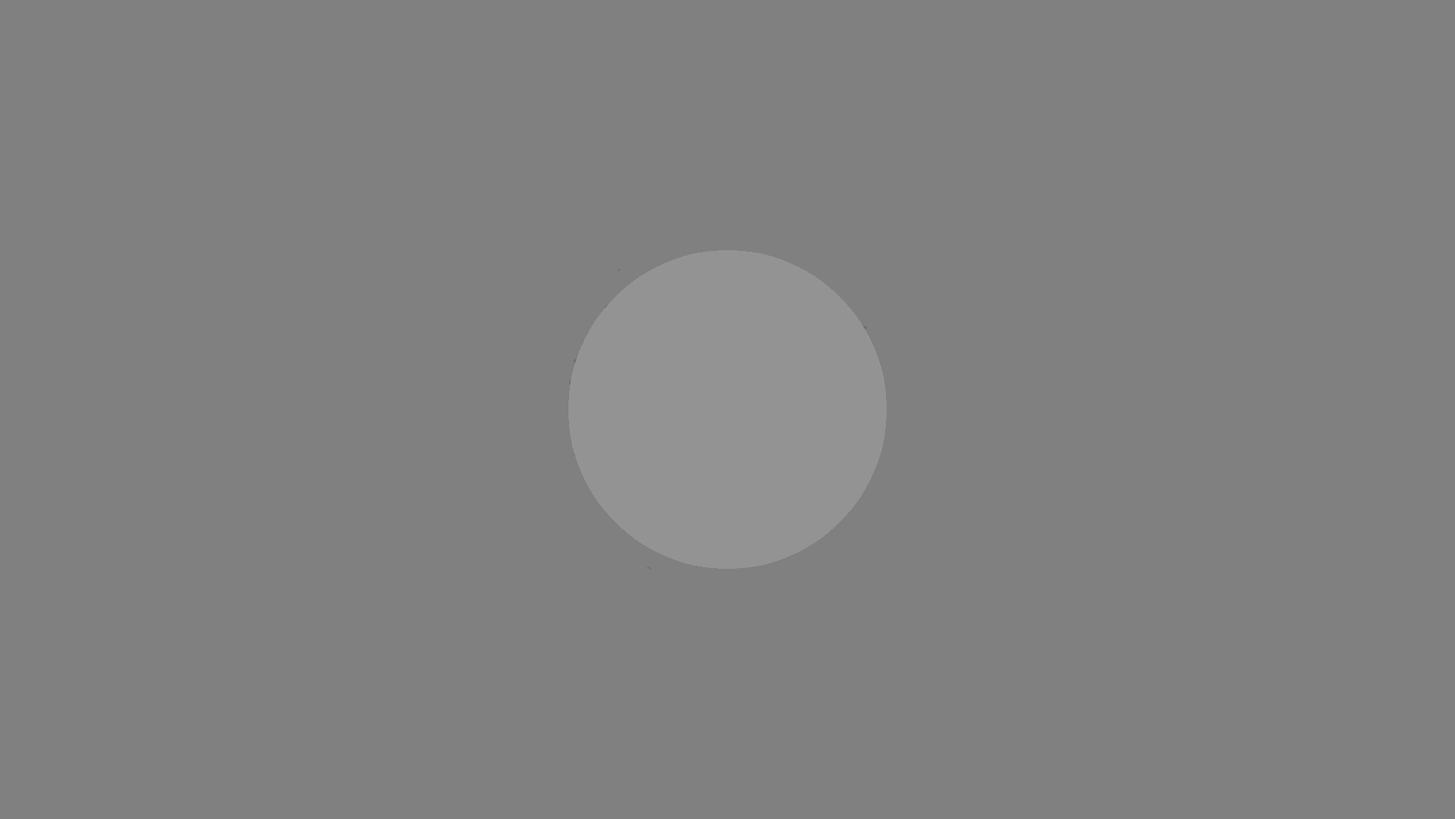
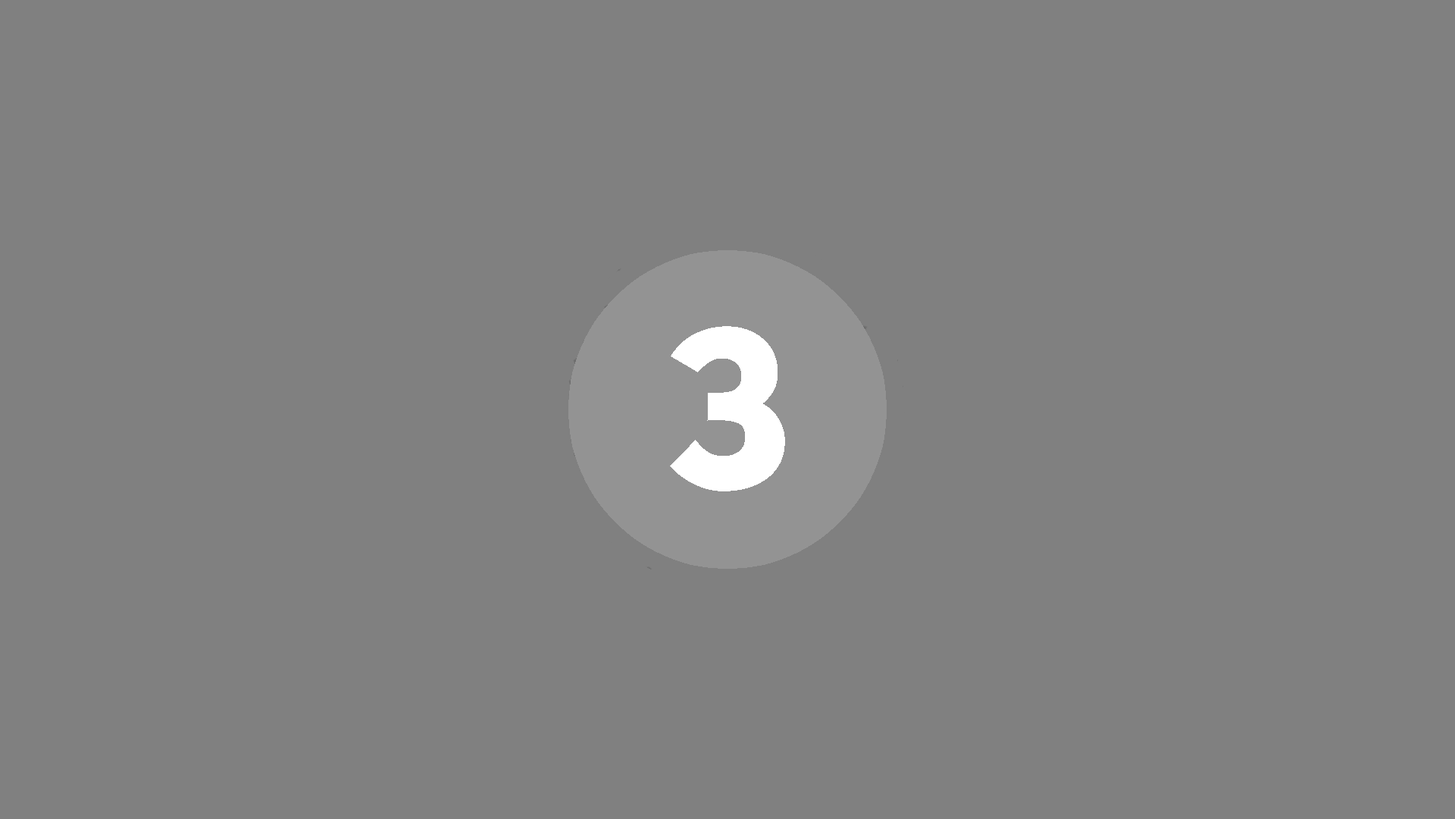
Two versions of the same layered image (1455x819). Layer-by-layer changes:
showed "3" over [670, 325, 786, 492]
